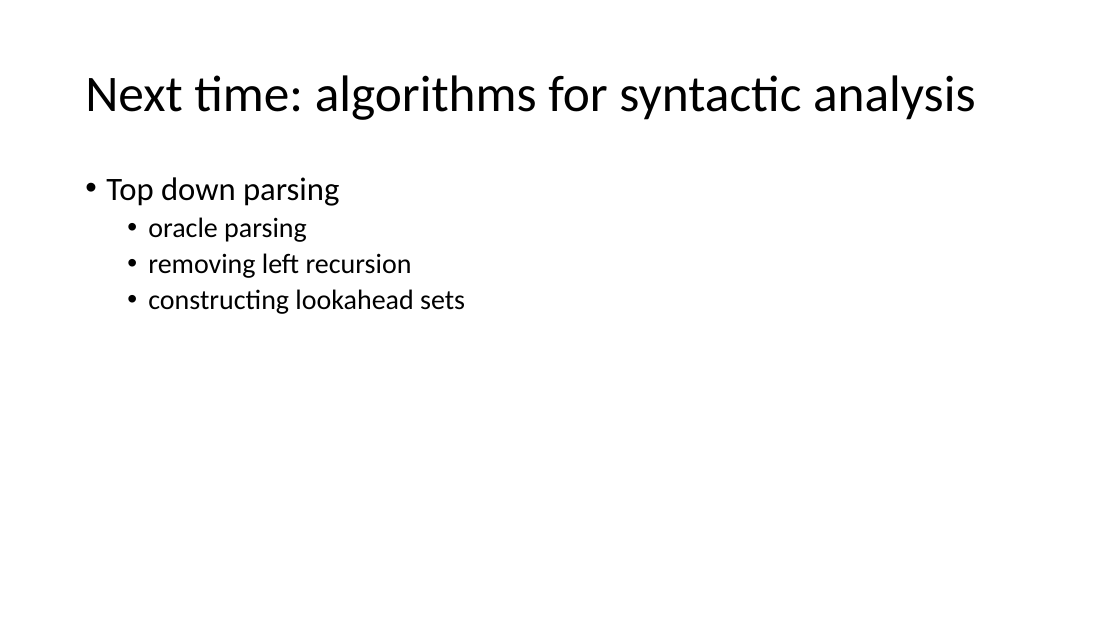
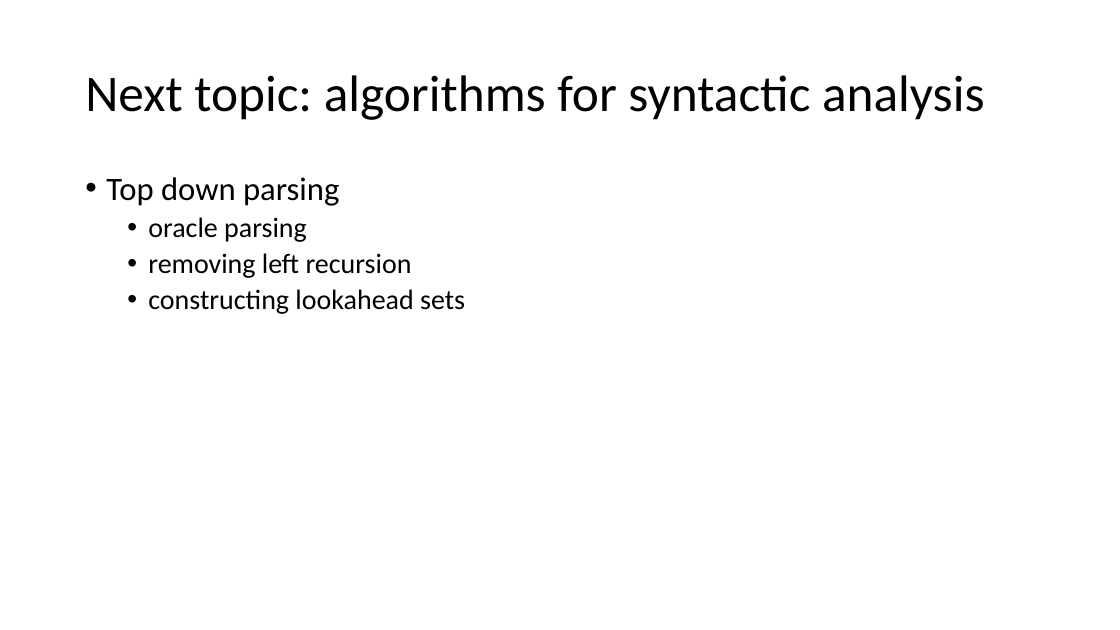
Before and after one commit to siero/CSE110A-W26, a slide deck: slide 75 of PDFS/C110-08-PREC-ASSOC.pptx. Drawn at 1120x630 pixels with LibreOffice and Linux fonts; fonts in the diff are those of the drawing. Boxes give left, top, right and bottom in pixels: in the first picture for what was removed or moved away, otherwise in the second. Text is boxed around its words. In the diff, an @@ line names an element or a change of style, - is before the commit and + after.

```diff
--- a/PDFS/C110-08-PREC-ASSOC.pptx
+++ b/PDFS/C110-08-PREC-ASSOC.pptx
@@ title at [85, 75, 985, 120]: text changed @@
-Next time: algorithms for syntactic analysis
+Next topic: algorithms for syntactic analysis
```
Also in this commit, not shown: 8 other slides changed, 1 other file.
